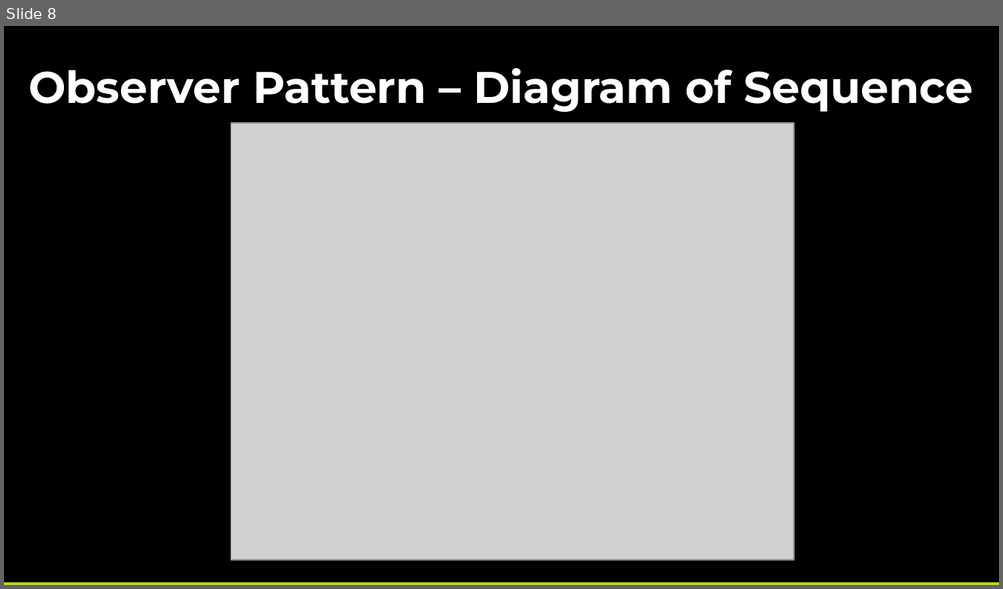
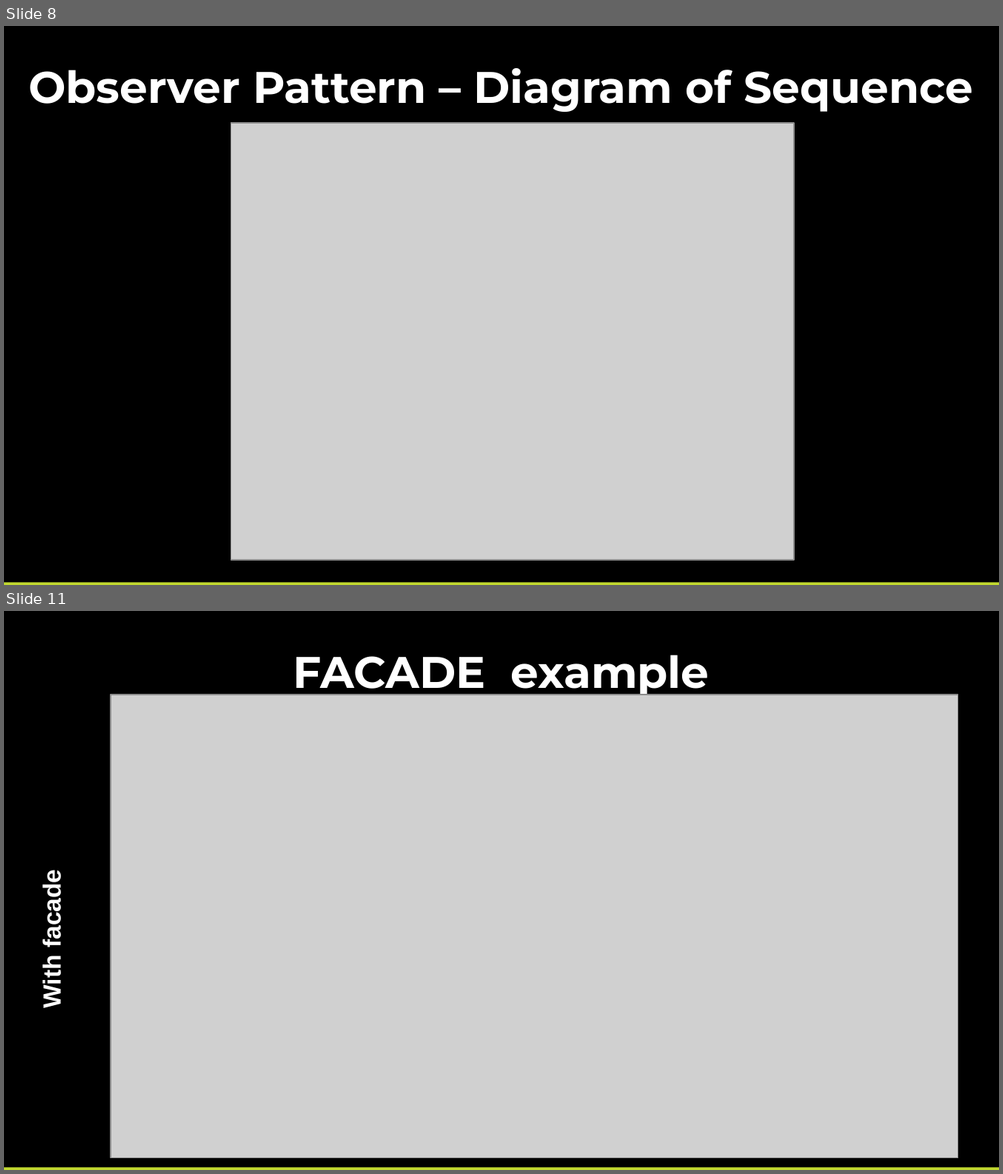
Before and after one commit to pcastellanos/TeamTraining, a slide deck: Design Patterns/Design Patterns.pptx. Shown one above the other, each under a label of ours: slide 8 before the commit, slides 8 and 11 after it; the slides between them are not shown. The pictures are 1003x589 and 1003x1174 pixels, drawn with LibreOffice and Linux fonts; fonts in the diff are those of the drawing; grey boxes stand for pictures. Boxes give left, top, right and bottom in pixels: in the first picture for what was removed or moved away, otherwise in the second. Text is boxed around its words. In the diff, an @@ line names an element or a change of style, - is before the commit and + after.

Commit message:
Facade example

```diff
--- a/Design Patterns/Design Patterns.pptx
+++ b/Design Patterns/Design Patterns.pptx
@@ slide 11 added at [4, 611, 999, 1170], background #000000 @@
@@ text added at [293, 655, 708, 699], 32 pt, text #FFFFFF, bold @@
+FACADE example
@@ picture added at [111, 695, 958, 1158] @@
@@ text added at [38, 877, 65, 1007], 18 pt, text #FFFFFF, bold @@
+With facade
@@ rectangle added at [4, 1168, 999, 1170], fill #C1D82F @@
```
Also in this commit, not shown: 2 other slides added, 6 other files.
